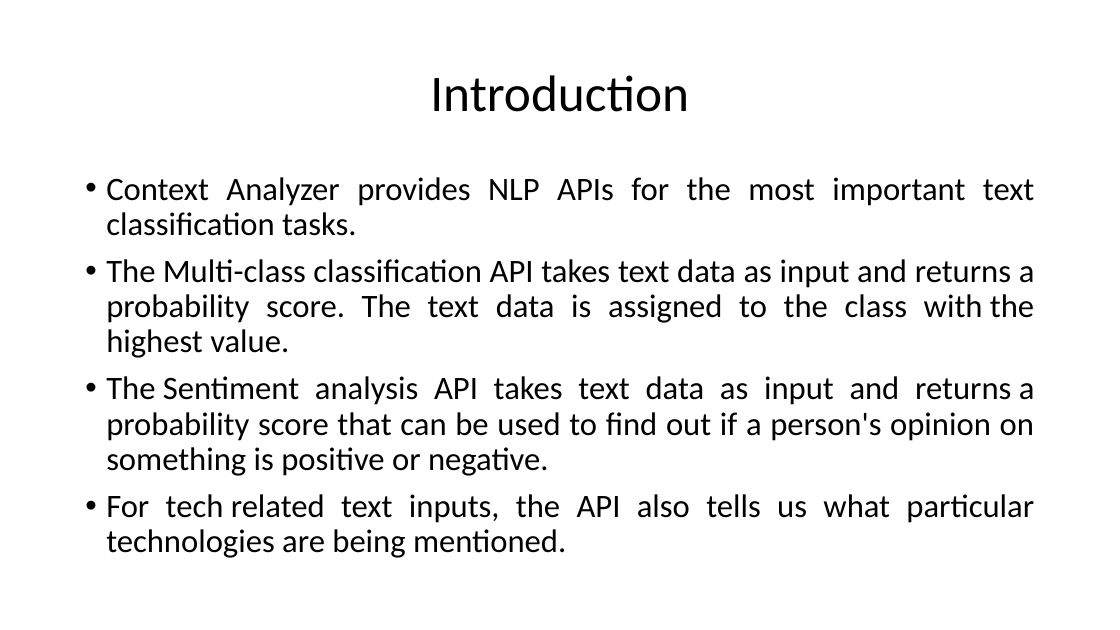
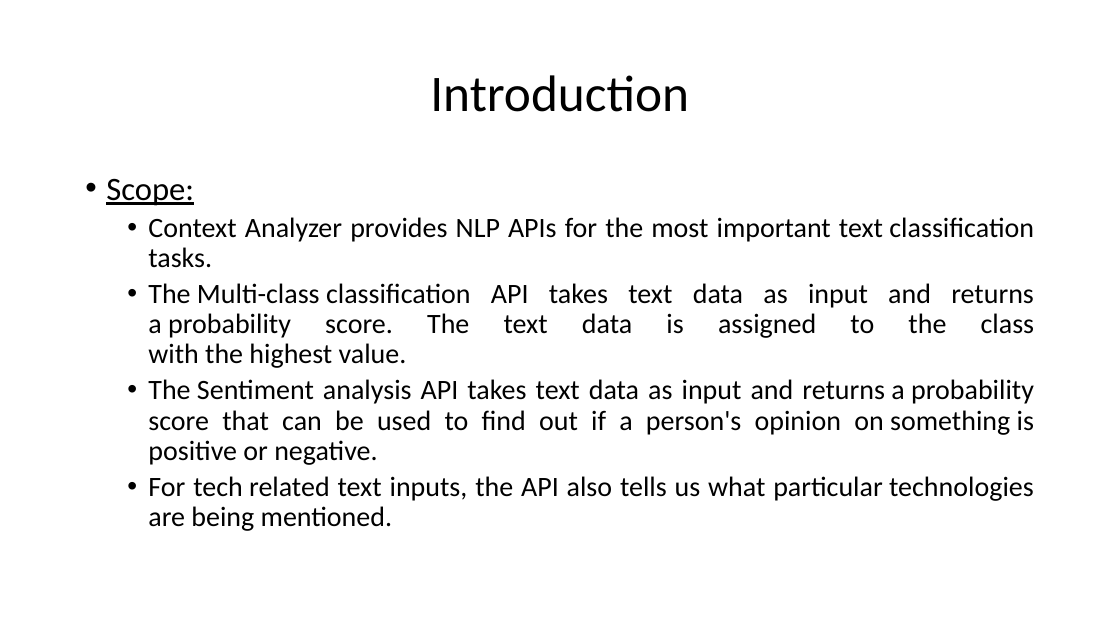
Before and after one commit to HarshaKy/text-classifier, a slide deck: slide 5 of docs/Presentation.pptx. Drawn at 1120x630 pixels with LibreOffice and Linux fonts; fonts in the diff are those of the drawing. Boxes give left, top, right and bottom in pixels: in the first picture for what was removed or moved away, otherwise in the second. Text is boxed around its words. In the diff, an @@ line names an element or a change of style, - is before the commit and + after.

```diff
--- a/docs/Presentation.pptx
+++ b/docs/Presentation.pptx
@@ text at box(106, 178, 194, 206): paragraph added @@
+• Scope:
@@ text at box(148, 217, 1035, 531): size 28 to 24 pt; list level 1 to 2 in "Context Analyzer provides NLP APIs ..."; list level 1 to 2 in "The Multi-class classification API takes ..."; list level 1 to 2 in "The Sentiment analysis API takes ..."; list level 1 to 2 in "For tech related text inputs, ..." @@
```
Also in this commit, not shown: 6 other slides changed.
